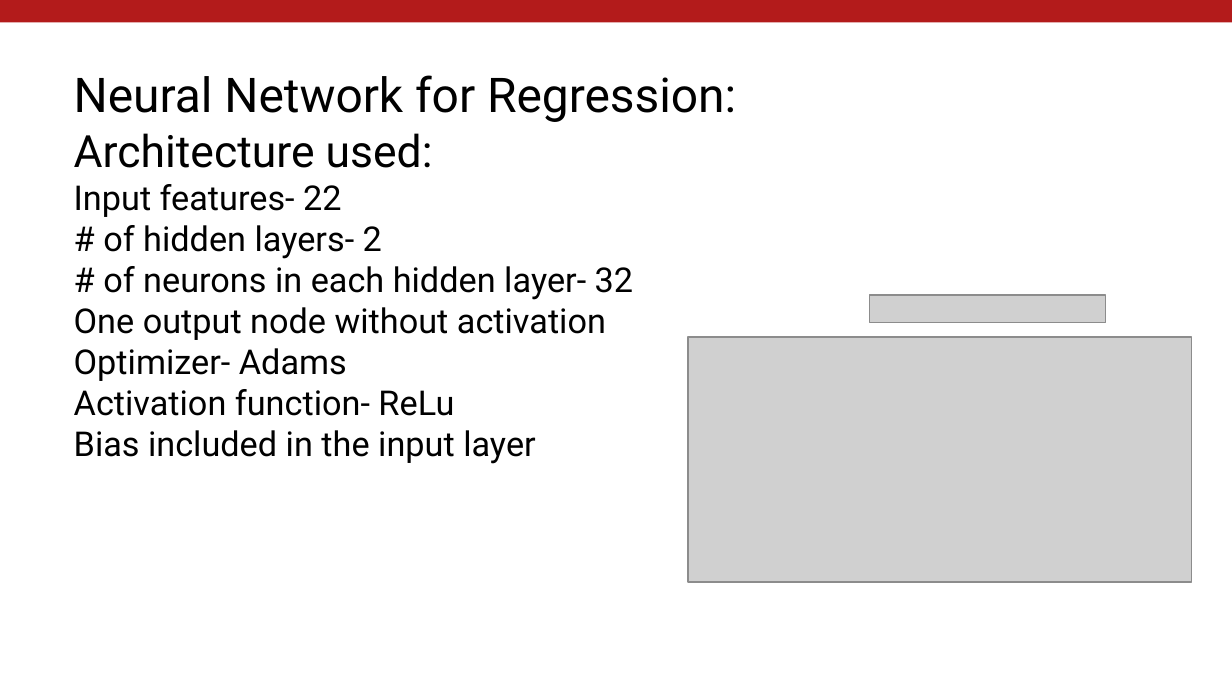
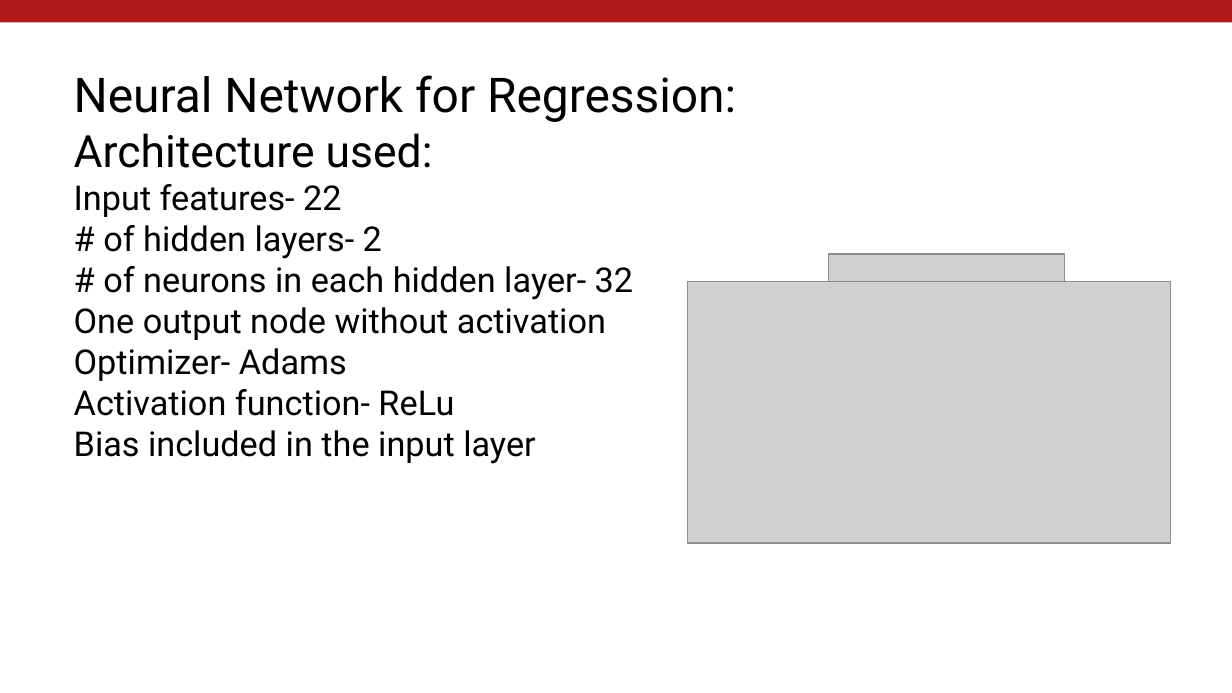
Before and after one commit to JayeshPaunikar1997/Predicting-3-Pointer-Capabilities, a slide deck: slide 11 of Project.pptx. Drawn at 1232x693 pixels with LibreOffice and Linux fonts; fonts in the diff are those of the drawing; grey boxes stand for pictures; background and template pictures are left out. Boxes give left, top, right and bottom in pixels: in the first picture for what was removed or moved away, otherwise in the second. Text is boxed around its words. In the diff, an @@ line names an element or a change of style, - is before the commit and + after.

```diff
--- a/Project.pptx
+++ b/Project.pptx
@@ picture: place and size @@
-picture at bbox=[870, 296, 1106, 324]
+picture at bbox=[828, 254, 1064, 282]
@@ picture: place and size @@
-picture at bbox=[687, 338, 1191, 583]
+picture at bbox=[687, 282, 1170, 543]
```
Also in this commit, not shown: 2 other slides changed.
